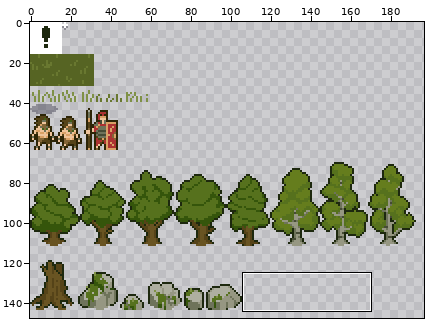
Two states of a pixel-art file, src/sprites.aseprite. Above: a wide view before the commit, with the close-up outlined.
Close-up. Old version:
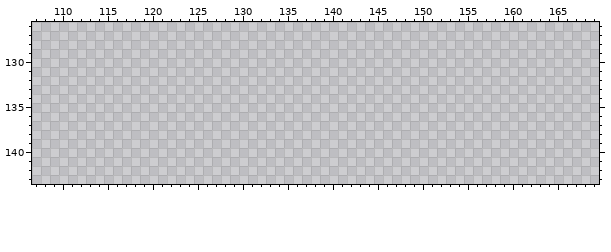
256x512 pixels, 1 frame. Colours within 5 levels of each other are drawn and written as one. Shown: x 107..169, y 126..143. The wide view leaves out empty margins.
New version:
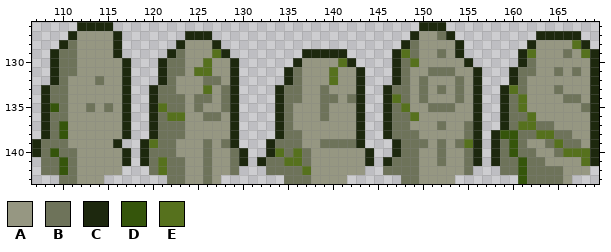
Palette (. is transparent): A #969782  B #6e735a  C #1d280e  D #35550b  E #56711d
What changed:
y 126: x 112..115 .... -> CCCC; x 150..152 ... -> CCC
y 127: x 111..116 ...... -> CAAAAC; x 124..126 ... -> CCC; x 149..153 ..... -> CAABC; x 163..167 ..... -> CCCCC
y 128: x 110..116 ....... -> CBAAAAC; x 123..127 ..... -> CAAAC; x 148..154 ....... -> CBAAAAC; x 162..168 ....... -> CAAAAEC
y 129: x 109..116 ........ -> CBBAAAAC; x 122..128 ....... -> CBAAAEC; x 137..141 ..... -> CCCCC; x 147..154 ........ -> CEBAABAC; x 161..169 ......... -> CEAAABAEC
y 130: x 109..117 ......... -> CBBAAAAAC; x 121..129 ......... -> CBBAAEAAC; x 136..142 ....... -> CAAAAEC; x 147..155 ......... -> CBEAAAAAC; x 161..169 ......... -> CBAAAAAAC
y 131: x 109..117 ......... -> CBBAAAAAC; x 121..129 ......... -> CBBAEEAAC; x 135..143 ......... -> CBAAAEAAC; x 147..156 .......... -> CBAABBBAAC; x 160..169 .......... -> CBBAABABAC
y 132: x 109..117 ......... -> CBAAABAAC; x 121..129 ......... -> CBAAABBAC; x 135..143 ......... -> CBAAAEAAC; x 147..156 .......... -> CBABAAABAC; x 160..169 .......... -> CBAAAAAAAC
y 133: x 108..117 .......... -> CBBAAAAAAC; x 120..129 .......... -> CBBAAAEABC; x 134..143 .......... -> CBBAABAAAC; x 146..156 ........... -> CBBABABABAC; x 159..169 ........... -> CEBAAABAAAC
y 134: x 108..117 .......... -> CBBAAAAAAC; x 120..129 .......... -> CBBBABBABC; x 134..143 .......... -> CBBAABBABC; x 146..156 ........... -> CEBABAAABAC; x 159..169 ........... -> CBEAAAABBAC
y 135: x 108..117 .......... -> CDBAABABAC; x 120..129 .......... -> CEBBABAABC; x 134..143 .......... -> CBAAABAAAC; x 146..156 ........... -> CBEAABBBAAC; x 159..169 ........... -> CBEAAAAAABC
y 136: x 108..117 .......... -> CBBAAAAAAC; x 120..129 .......... -> CBEEAABBAC; x 134..143 .......... -> CBAAABAAAC; x 146..156 ........... -> CBBEAAAAAAC; x 159..169 ........... -> CBBEAAAAAAC
y 137: x 108..117 .......... -> CBDAAAAAAC; x 120..129 .......... -> CBBBAAAAAC; x 134..143 .......... -> CBAAAAAAAC; x 146..156 ........... -> CBBAAABAABC; x 159..169 ........... -> CBEEBBAAAAC
y 138: x 108..117 .......... -> CBDAAAAAAC; x 120..129 .......... -> CBBBAAAAAC; x 134..143 .......... -> CBBAAAAAAC; x 146..156 ........... -> CBBBAAAAABC; x 158..169 ............ -> CDDBBEEBBAAC
y 139: x 107..116 .......... -> CBBBAAAAAC; x 119..129 ........... -> CEBBAAABABC; x 133..143 ........... -> CBBBAABBBBC; x 147..156 .......... -> CBBBABABEC; x 158..169 ............ -> CBDBAABEBBAC
y 140: x 107..117 ........... -> CBDBBAAAAAC; x 119..130 ............ -> CBBBAAABAABC; x 133..144 ............ -> CEBEBAAAAAAC; x 147..156 .......... -> CBBAABAABC; x 158..169 ............ -> CBDBBAABEEEC
y 141: x 108..117 .......... -> BBDBAAAAAC; x 119..130 ............ -> CBEBBAABAABC; x 132..144 ............. -> CBBEEBAAAAAAC; x 146..156 ........... -> CBBBAABAABC; x 158..169 ............ -> CBBDBBAAAAEC
y 142: x 108..116 ......... -> BBDBAAAAA; x 120..129 .......... -> BEBBAABAAB; x 133..143 ........... -> BBBBEAAAAAA; x 146..155 .......... -> BBBBAAAAAB; x 159..168 .......... -> BBDBBBBAAA
y 143: x 110..114 ..... -> BBAAA; x 122..127 ...... -> BBAABA; x 135..141 ....... -> BBBAAAA; x 148..153 ...... -> BBAAAA; x 161..166 ...... -> DBBBBA
Where, in picture pixels (left, top, right, bottom), the same in both close-ups:
added: (32, 22, 599, 184)
